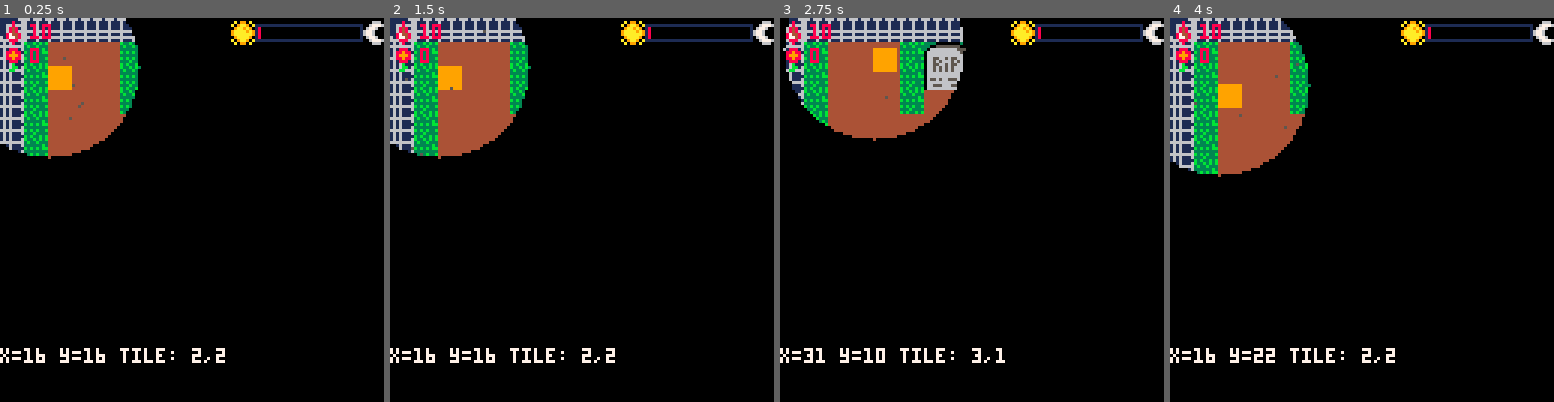
Above: before the commit, frames 1-4 (left to right).
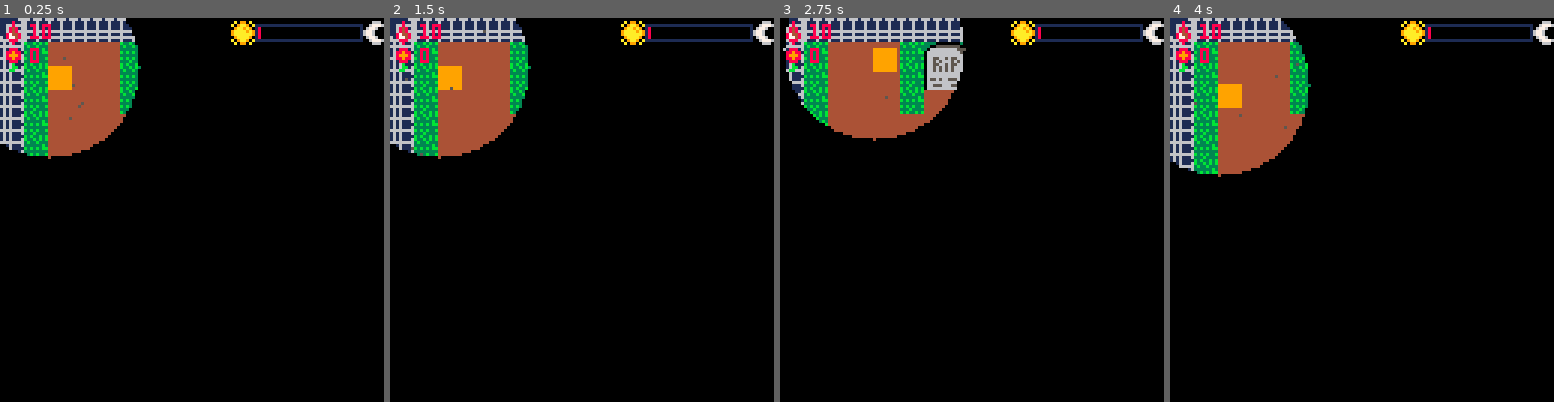
Above: after the commit, the same moments.

Repository: CarlaTabet/BitsAndBytes
Game: PICO-8 cartridge game.p8
The game is run twice, just before and just after one commit, with the same random seed, the same clock (stepped at 60 frames per second) and the same inputs.
Inputs:
- Up to frame 1 (0.25 s): no input
- Up to frame 2 (1.5 s): tap X (X key) at 0.33, 1.07 s; tap O (Z key) at 0.7 s
- Up to frame 3 (2.75 s): hold Right 1.6-2.1 s; tap O (Z key) at 1.7, 2.1, 2.5 s; tap X (X key) at 1.85 s; hold Up 2.15-2.42 s; hold Right from 2.47 s (still down)
- Up to frame 4 (4 s): tap O (Z key) at 2.9, 3.3, 3.7 s; tap X (X key) at 2.97 s; release Right at 3.03 s; hold Left 3.08-3.58 s; hold Down 3.63-3.97 s

The runs differ from the first frame. In frame 1, 0.8% of the frame differs, in the area x 0-59%, y 85-90%; in frame 2, 0.8%; in frame 3, 0.8%; in frame 4, 0.8%.

Commit message:
fixed bugs

Diff:
--- a/game.p8
+++ b/game.p8
@@ -123,19 +123,10 @@
 
 function _update()
 			if puzzle_active then
-			  if show_riddle then
-			  		if btnp(4) or btnp(5) then
-			     	show_riddle = false
-			   	end
-			  else
-			    update_puzzle()
-			  end
-		 else
-			  player_update()
-			  room_change()
-			end
-			if puzzle_active and not show_riddle then
     update_puzzle()
+			else
+			    player_update()
+			    room_change()
 			end
 
     time_elapsed = min(time_elapsed + 1, max_time)
@@ -192,13 +183,10 @@
     if current_room == "graveyard" then
         draw_mist()
         draw_darkness()
-         if puzzle_active then
+        if puzzle_active then
 					    	draw_puzzle()
-									end
-									if show_riddle then
-							    draw_riddle()
-									end
-
+							   draw_riddle()
+								end
     end
 
     camera()
@@ -208,9 +196,6 @@
     print(flower, 10, 10, 8)
 
     draw_time_bar()
-
-    print("x="..player.x.." y="..player.y.." tile: "..flr(player.x/8)..","..flr(player.y/8), 0, 110, 7)
-
 end
 
 
@@ -256,7 +241,6 @@
 										    symbols = {40,41,42,43,44}
 										    correct_combo = {1, 2, 3}
 										    current_combo = {1, 1, 1}
-										    show_riddle = true
 										    return
 												end
             current_room = exit.dest
